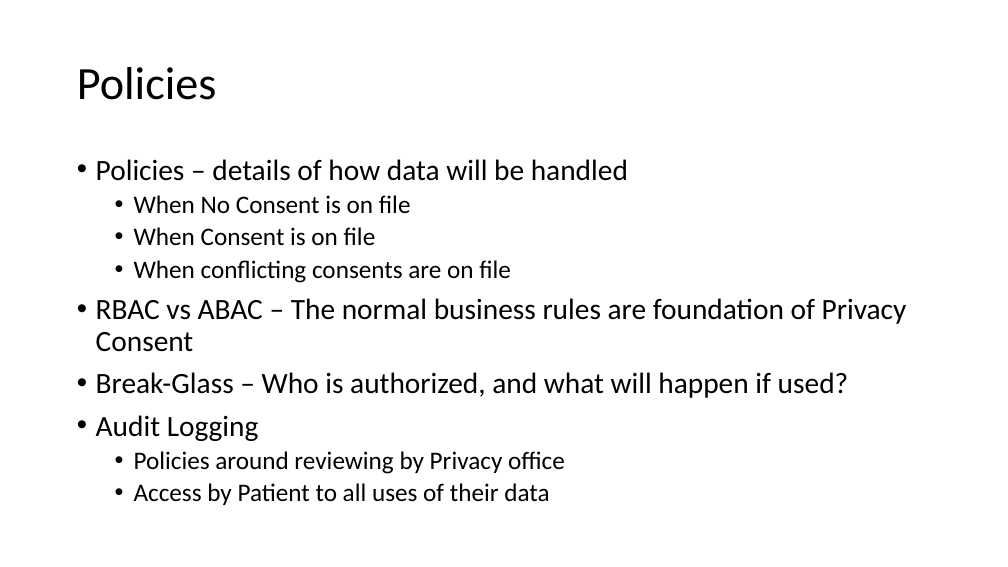
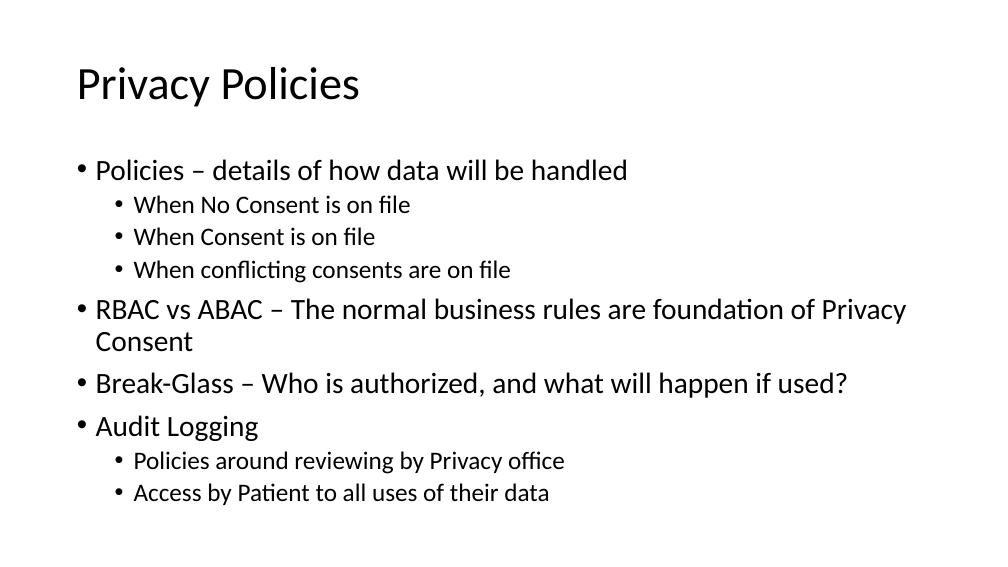
Before and after one commit to IHE/IT-Infrastructure, a slide deck: slide 6 of Presentations/Privacy Consent on FHIR.pptx. Drawn at 1008x567 pixels with LibreOffice and Linux fonts; fonts in the diff are those of the drawing. Boxes give left, top, right and bottom in pixels: in the first picture for what was removed or moved away, otherwise in the second. Text is boxed around its words. In the diff, an @@ line names an element or a change of style, - is before the commit and + after.

```diff
--- a/Presentations/Privacy Consent on FHIR.pptx
+++ b/Presentations/Privacy Consent on FHIR.pptx
@@ title at (77, 67, 361, 107): text changed @@
-Policies
+Privacy Policies
```
Also in this commit, not shown: 7 other slides changed, 1 other file.
